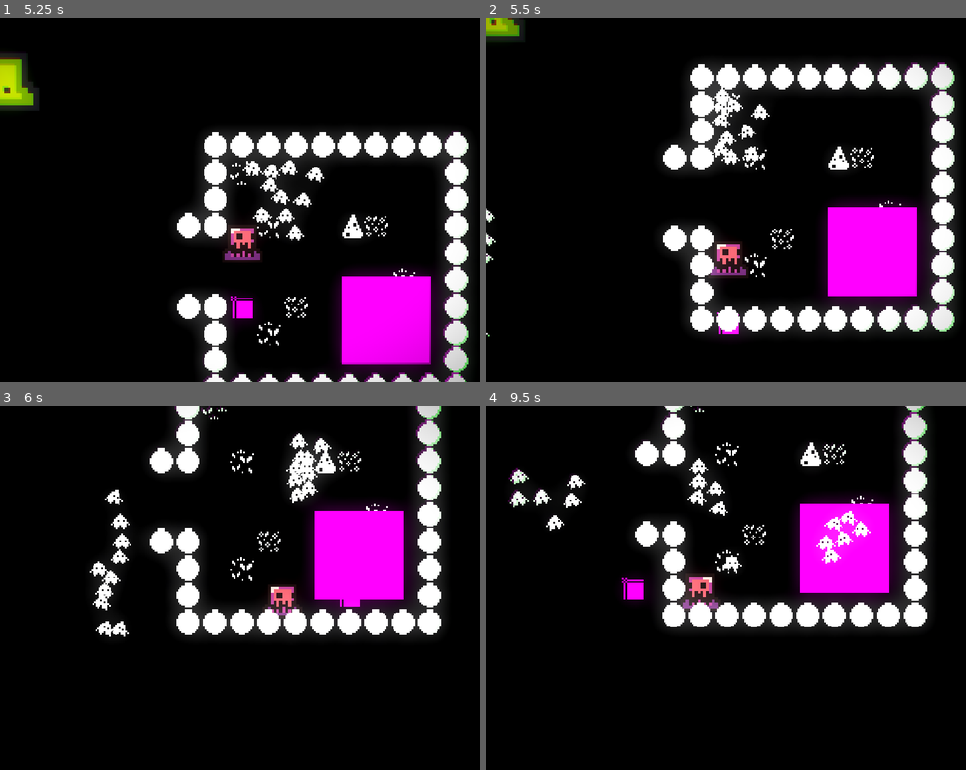
Above: before the commit, frames 1-4 (two rows, left to right).
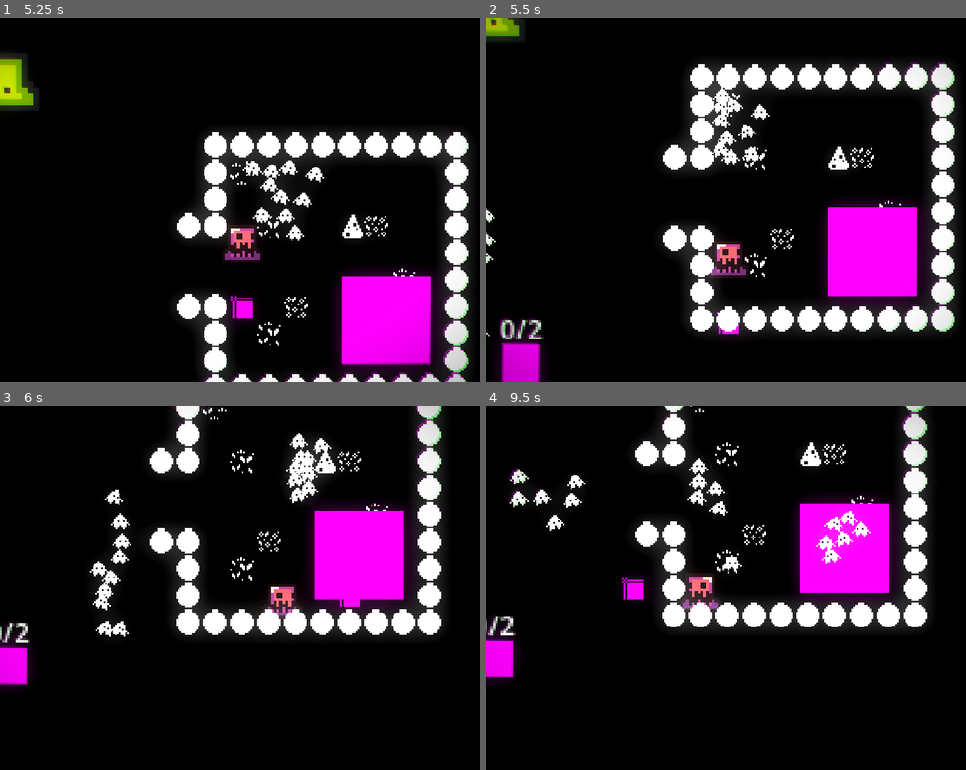
Above: after the commit, the same moments.

Repository: Octaniko/EnemyOfNone
Game: Godot game, scene res://scenes/world.tscn
Two runs of this game, one before a commit and one after it. Both use one fixed random seed, a clock stepped at 60 frames per second and the inputs below.
Inputs:
- Up to frame 1 (5.25 s): hold D (right) 0.53-1.28 s; hold Shift (recall) 0.53-1.28 s; hold S (down) 1.28-2.03 s; tap Space (rush) at 1.35, 2.85, 4.35 s; hold D (right) 2.03-2.78 s; hold Shift (recall) 2.03-2.78 s; hold W (up) 2.78-3.53 s; hold Shift (recall) 3.53-4.28 s; hold A (left) 3.53-5.03 s; hold S (down) from 5.03 s (still down); hold Shift (recall) from 5.03 s (still down)
- Up to frame 2 (5.5 s): keep holding S (down); keep holding Shift (recall)
- Up to frame 3 (6 s): release S (down) at 5.78 s; release Shift (recall) at 5.78 s; hold D (right) from 5.78 s (still down); tap Space (rush) at 5.85 s
- Up to frame 4 (9.5 s): release D (right) at 6.53 s; hold W (up) 6.53-7.28 s; hold Shift (recall) 6.53-7.28 s; hold D (right) 7.28-8.03 s; tap Space (rush) at 7.35, 8.85 s; hold S (down) 8.03-8.78 s; hold Shift (recall) 8.03-8.78 s; hold A (left) from 8.78 s (still down)

Frame 1 is identical in both runs. In frame 2, 1.4% of the frame differs, in the area x 2-12%, y 82-100%; in frame 3, 1.0%; in frame 4, 0.9%.

Commit message:
refactor: Minor carryable group refactoring

Diff:
--- a/project.godot
+++ b/project.godot
@@ -40,7 +40,7 @@
 interactable="Obects that can be interacted with by units."
 enemies="Enemies."
 damageable="Can be damaged."
-carriable="Objects that can be carried to the base by units."
+carryable="Objects that can be carried to the base by units."
 
 [input]
 
--- a/scenes/world.tscn
+++ b/scenes/world.tscn
@@ -1277,8 +1277,8 @@
 [node name="WorldEnvironment" type="WorldEnvironment" parent="."]
 environment = SubResource("Environment_qfnet")
 
-[node name="Carryable" parent="." instance=ExtResource("8_4mrxx")]
-position = Vector2(-197, 105)
+[node name="Carryable" parent="." groups=["carriable", "interactable"] instance=ExtResource("8_4mrxx")]
+position = Vector2(-163, 130)
 
 [node name="Base" parent="." instance=ExtResource("9_7r4gi")]
 position = Vector2(46, 64)
